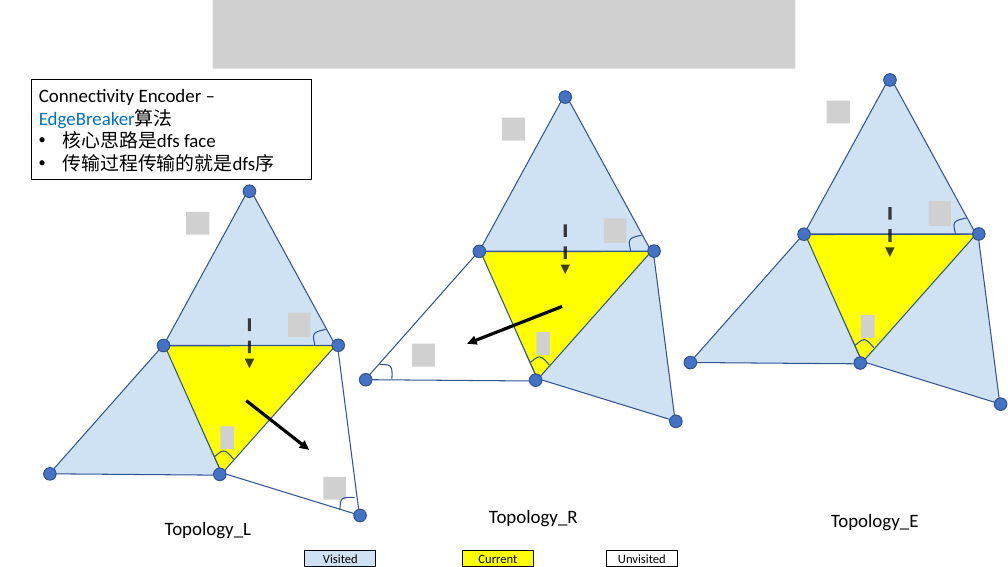
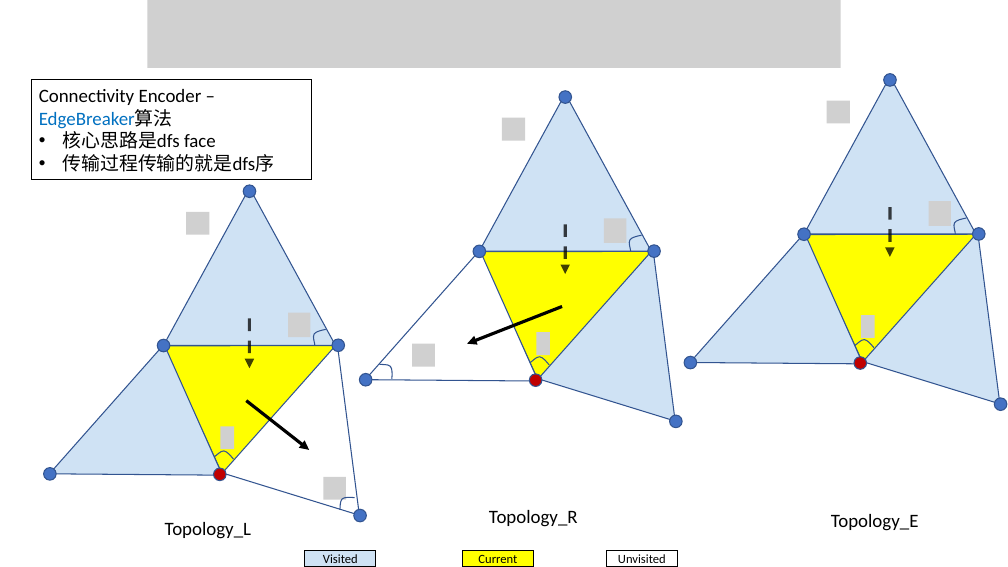
Before and after one commit to BigBang019/Reading, a slide deck: slide 8 of draco/draco.pptx (slide 9 before the commit). Drawn at 1008x567 pixels with LibreOffice and Linux fonts; fonts in the diff are those of the drawing; grey boxes stand for pictures. Boxes give left, top, right and bottom in pixels: in the first picture for what was removed or moved away, otherwise in the second. Text is boxed around its words. In the diff, an @@ line names an element or a change of style, - is before the commit and + after.

```diff
--- a/draco/draco.pptx
+++ b/draco/draco.pptx
@@ picture: place and size @@
-picture at (212,0,796,69)
+picture at (147,0,841,68)
@@ fill #4472C4 to #C00000 in 3 elements at (213,468,226,481), (529,374,542,387), (854,357,867,370) @@
```
Also in this commit, not shown: 6 other slides changed, 4 slides added, 3 slides removed, 13 other files.
